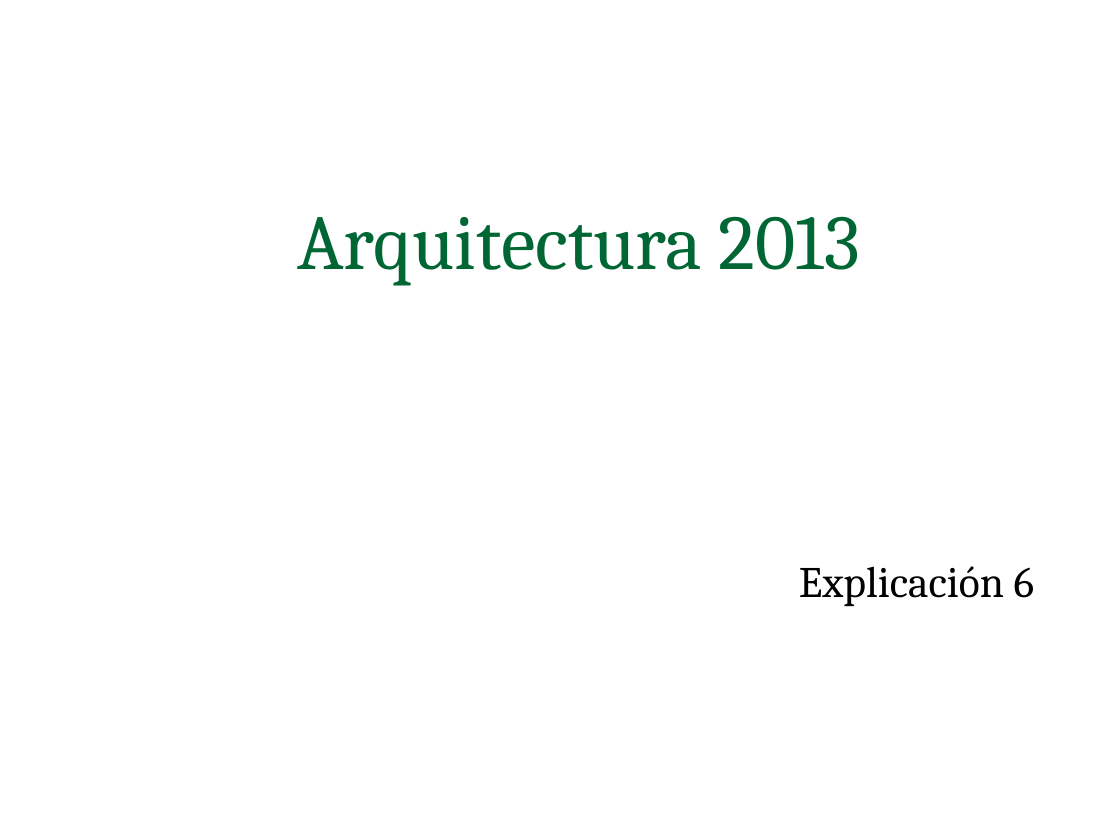
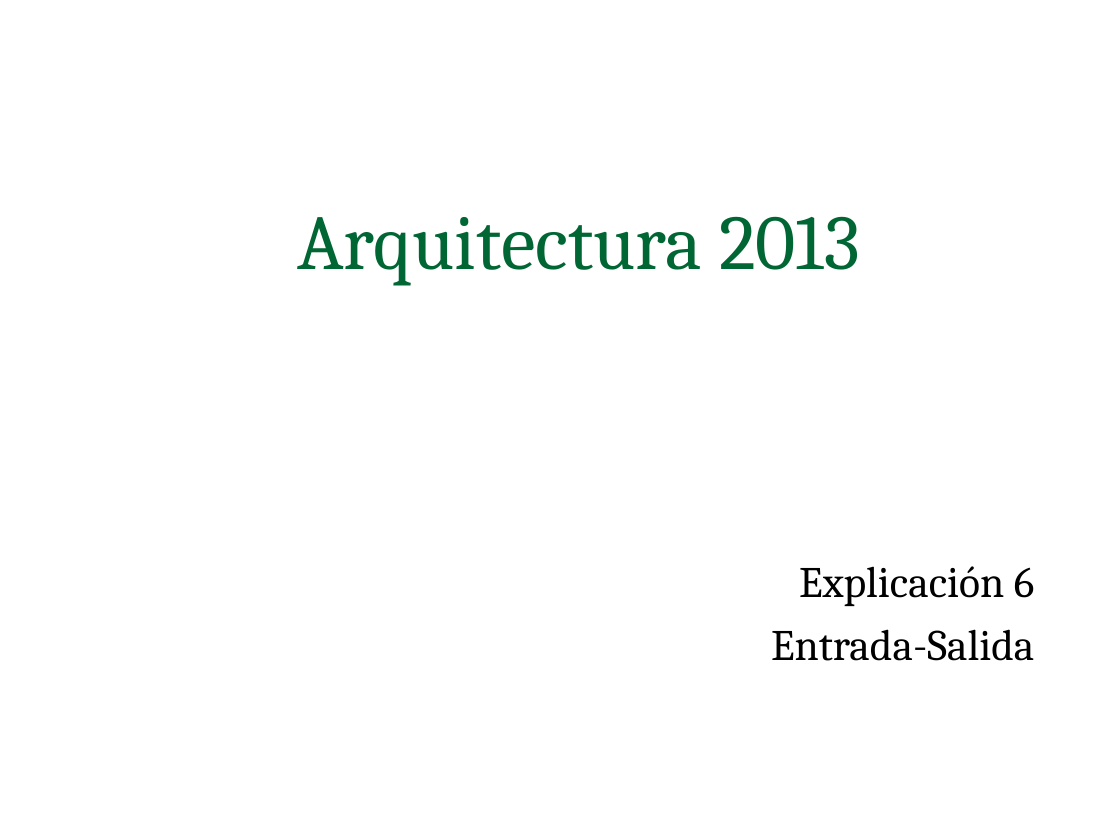
Before and after one commit to facundoq/facundoq.github.io, a slide deck: slide 1 of unlp/arq/clases/clase6.ppt. Drawn at 1120x840 pixels with LibreOffice and Linux fonts; fonts in the diff are those of the drawing. Boxes give left, top, right and bottom in pixels: in the first picture for what was removed or moved away, otherwise in the second. Text is boxed around its words. In the diff, an @@ line names an element or a change of style, - is before the commit and + after.

```diff
--- a/unlp/arq/clases/clase6.ppt
+++ b/unlp/arq/clases/clase6.ppt
@@ text at [771,629,1034,661]: paragraph added @@
+Entrada-Salida
```
Also in this commit, not shown: 8 other slides changed, 5 slides added, 2 slides removed.
